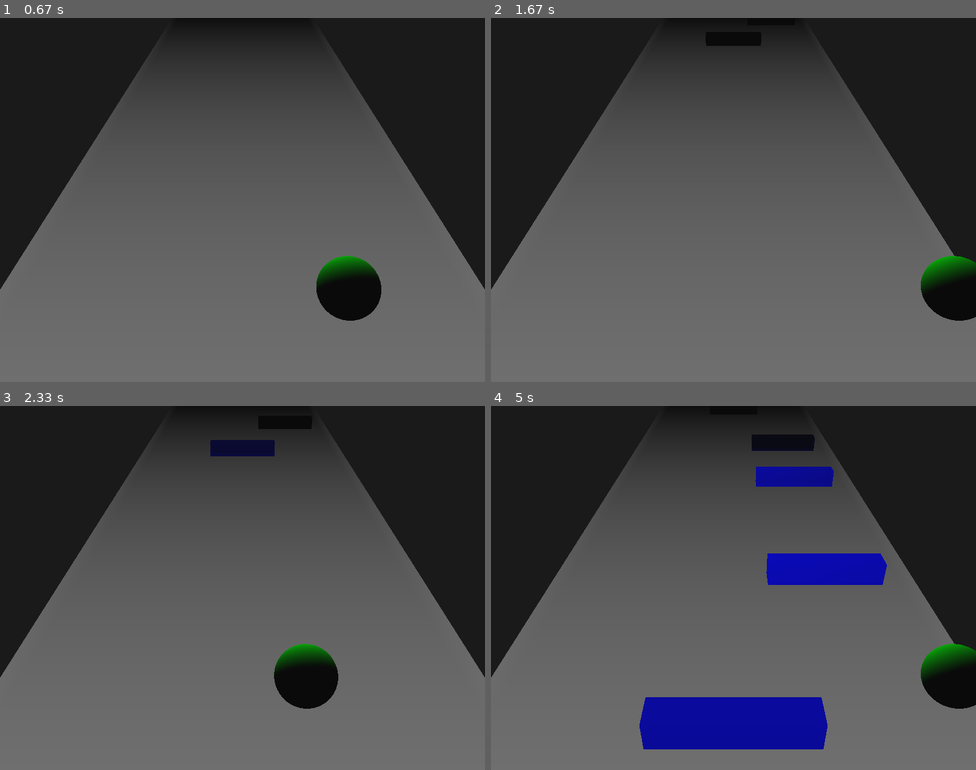
Above: before the commit, frames 1-4 (two rows, left to right).
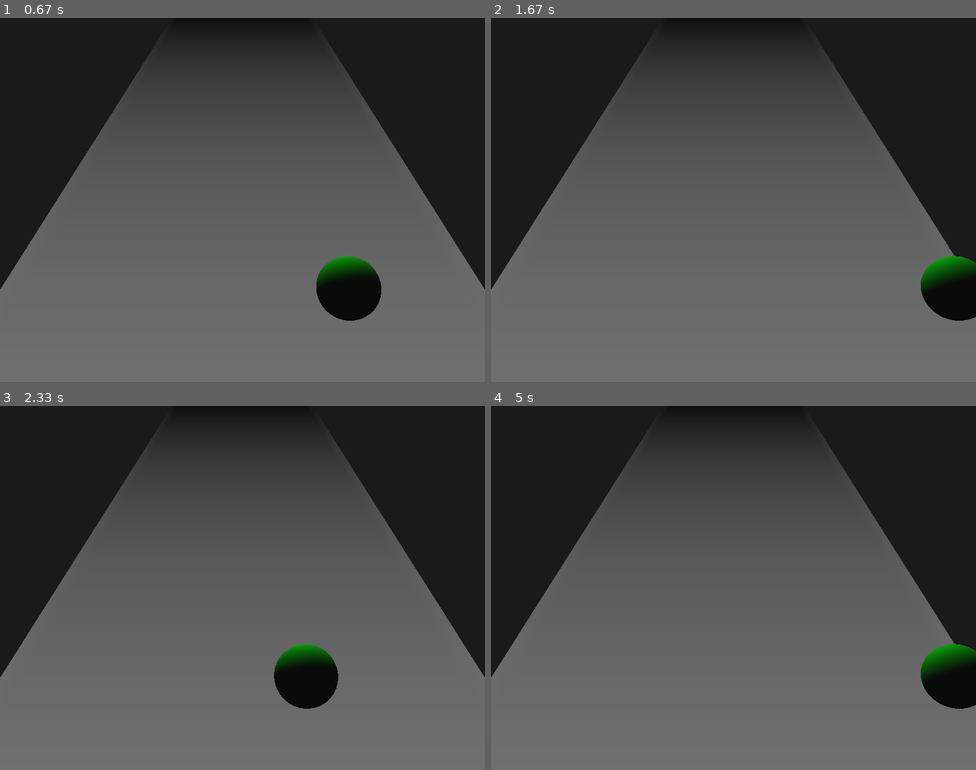
Above: after the commit, the same moments.

Repository: nessv/Dino3D
Game: pygame game, started from Game2/main_game.py
The game is run twice, just before and just after one commit, with the same random seed, the same clock (stepped at 60 frames per second) and the same inputs.
Inputs:
- Up to frame 1 (0.67 s): hold Space from 0.33 s (still down); hold Right from 0.33 s (still down)
- Up to frame 2 (1.67 s): release Space at 0.8 s; release Right at 0.8 s; hold Right 0.83-1.3 s
- Up to frame 3 (2.33 s): hold Left from 1.83 s (still down)
- Up to frame 4 (5 s): release Left at 2.37 s; hold Left 2.4-2.8 s; hold Right 2.83-3.47 s; hold Left 3.5-3.97 s; hold Right 4-4.47 s; hold Right 4.5-4.97 s

Frame 1 is identical in both runs. In frame 2, 0.2% of the frame differs, in the area x 44-56%, y 6-8%; in frame 3, 0.6%; in frame 4, 9.0%, in the area x 30-82%, y 7-95%.

Commit message:
Nuevo archivo y salto implementado
Se agrego el archivo game.py en la carpeta Game2. Es este archivo se
implementará el juego final. Se implemento el salto

Diff:
--- /dev/null
+++ b/Game2/game.py
@@ -0,0 +1,152 @@
+import sys
+import math
+import random
+
+import pygame
+from pygame.locals import *
+
+from OpenGL.GL import *
+from OpenGL.GLU import *
+
+
+class Light(object):
+    enabled = False
+    colors = [(1.,1.,1.,1.),
+              (1.,0.5,0.5,1.),
+              (0.5,1.,0.5,1.),
+              (0.5,0.5,1.,1.)]
+
+    def __init__(self, light_id, position):
+        self.light_id = light_id
+        self.position = position
+        self.current_color = 0
+
+    def render(self):
+        light_id = self.light_id
+        color = Light.colors[self.current_color]
+        glLightfv(light_id, GL_POSITION, self.position)
+        glLightfv(light_id, GL_DIFFUSE, color)
+        glLightfv(light_id, GL_CONSTANT_ATTENUATION, 0.1)
+        glLightfv(light_id, GL_LINEAR_ATTENUATION, 0.05)
+
+    def switch_color(self):
+        self.current_color += 1
+        self.current_color %= len(Light.colors)
+
+    def enable(self):
+        if not Light.enabled:
+            glEnable(GL_LIGHTING)
+            Light.enabled = True
+        glEnable(self.light_id)
+
+
+class Sphere(object):
+    slices = 40
+    stacks = 40
+
+    def __init__(self, radius, position, color):
+        self.radius = radius
+        self.position = position
+        self.color = color
+        self.quadratic = gluNewQuadric()
+        self.on_ground = False
+        self.velocity = 0
+
+    def render(self):
+        glPushMatrix()
+        glTranslatef(*self.position)
+        glMaterialfv(GL_FRONT, GL_DIFFUSE, self.color)
+        gluSphere(self.quadratic, self.radius, Sphere.slices, Sphere.stacks)
+        glPopMatrix()
+
+
+class Player(Sphere):
+    def __init__(self, radius, position, color):
+        super().__init__(radius, position, color)
+        x, y, z = position
+        self.x = x
+        self.y = y
+        self.z = z
+        self.velocity = 0
+        self.falling = True
+        self.on_ground = False
+
+    def jump(self):
+        if not self.on_ground:
+            return
+        else:
+            self.velocity = 0.7
+            self.on_ground = False
+
+    def update(self):
+        if self.y < 0:
+            if self.falling:
+                self.on_ground = True
+                self.velocity = 0
+                self.falling = False
+
+        if not self.on_ground:
+            if self.velocity < 0:
+                self.falling = True
+            self.velocity += -0.04
+            self.y += self.velocity
+            self.position = (self.x, self.y, self.z)
+
+class App(object):
+    def __init__(self, width=800, height=600):
+        self.title = 'My first OpenGL game'
+        self.fps = 60
+        self.width = width
+        self.height = height
+        self.game_over = False
+        self.random_dt = 0
+        self.light = Light(GL_LIGHT0, (0, 15, -25, 1))
+        self.player = Player(radius=1, position=(0, 3, 0), color=(0, 1, 0, 1))
+
+    def start(self):
+        pygame.init()
+        pygame.display.set_mode((self.width, self.height), OPENGL | DOUBLEBUF)
+        pygame.display.set_caption(self.title)
+        self.light.enable()
+        glEnable(GL_DEPTH_TEST)
+        glClearColor(.1, .1, .1, 1)
+        glMatrixMode(GL_PROJECTION)
+        aspect = self.width / self.height
+        gluPerspective(45, aspect, 1, 100)
+        glMatrixMode(GL_MODELVIEW)
+        glEnable(GL_CULL_FACE)
+        self.main_loop()
+
+    def main_loop(self):
+        clock = pygame.time.Clock()
+        while True:
+            for event in pygame.event.get():
+                if event.type == QUIT:
+                    pygame.quit()
+                    sys.exit()
+            if not self.game_over:
+                self.display()
+                dt = clock.tick(self.fps)
+                self.process_input()
+
+    def display(self):
+        glClear(GL_COLOR_BUFFER_BIT | GL_DEPTH_BUFFER_BIT)
+        glLoadIdentity()
+        gluLookAt(0, 10, 10,
+                  0, 0, -5,
+                  0, 1, 0)
+        self.light.render()
+        self.player.update()
+        self.player.render()
+        pygame.display.flip()
+
+    def process_input(self):
+        for event in pygame.event.get():
+            if event.type == pygame.KEYDOWN:
+                if event.key == pygame.K_SPACE:
+                    self.player.jump()
+
+
+if __name__ == '__main__':
+    app = App()
+    app.start()
--- a/Game2/main_game.py
+++ b/Game2/main_game.py
@@ -8,6 +8,7 @@
 from OpenGL.GL import *
 from OpenGL.GLU import *
 
+gravity = -0.5
 
 class Cube(object):
     sides = ((0,1,2,3), (3,2,7,6), (6,7,5,4),
@@ -89,6 +90,8 @@
         self.position = position
         self.color = color
         self.quadratic = gluNewQuadric()
+        self.on_ground = False
+        self.velocity = 0
 
     def render(self):
         glPushMatrix()
@@ -97,6 +100,19 @@
         gluSphere(self.quadratic, self.radius, Sphere.slices, Sphere.stacks)
         glPopMatrix()
 
+    def update(self):
+        self.velocity += gravity
+        x, y, z = self.position
+        y += self.velocity
+        print(y)
+        if y == 0:
+            self.on_ground = True
+
+    def jump (self):
+        if not self.on_ground:
+            return
+        self.velocity = 9
+        self.on_ground = False
 
 class App(object):
     def __init__(self, width=800, height=600):
@@ -106,6 +122,7 @@
         self.height = height
         self.game_over = False
         self.random_dt = 0
+        self.jump_end = False
         self.blocks = []
         self.light = Light(GL_LIGHT0, (0, 15, -25, 1))
         self.player = Sphere(1, position=(0, 0, 0),
@@ -142,7 +159,7 @@
                 for block in self.blocks:
                     block.update(dt)
                 self.clear_past_blocks()
-                self.add_random_block(dt)
+                self.player.update()
                 self.check_collisions()
                 self.process_input(dt)
 
@@ -187,6 +204,8 @@
         self.light.render()
         for block in self.blocks:
             block.render()
+        x, y, z = self.player.position
+
         self.player.render()
         self.ground.render()
         pygame.display.flip()
@@ -198,6 +217,9 @@
             x -= 0.01 * dt
         if pressed[K_RIGHT]:
             x += 0.01 * dt
+        if pygame.KEYDOWN:
+            if pressed[K_SPACE]:
+                self.player.jump()
         x = max(min(x, 7), -7)
         self.player.position = (x, y, z)
 
